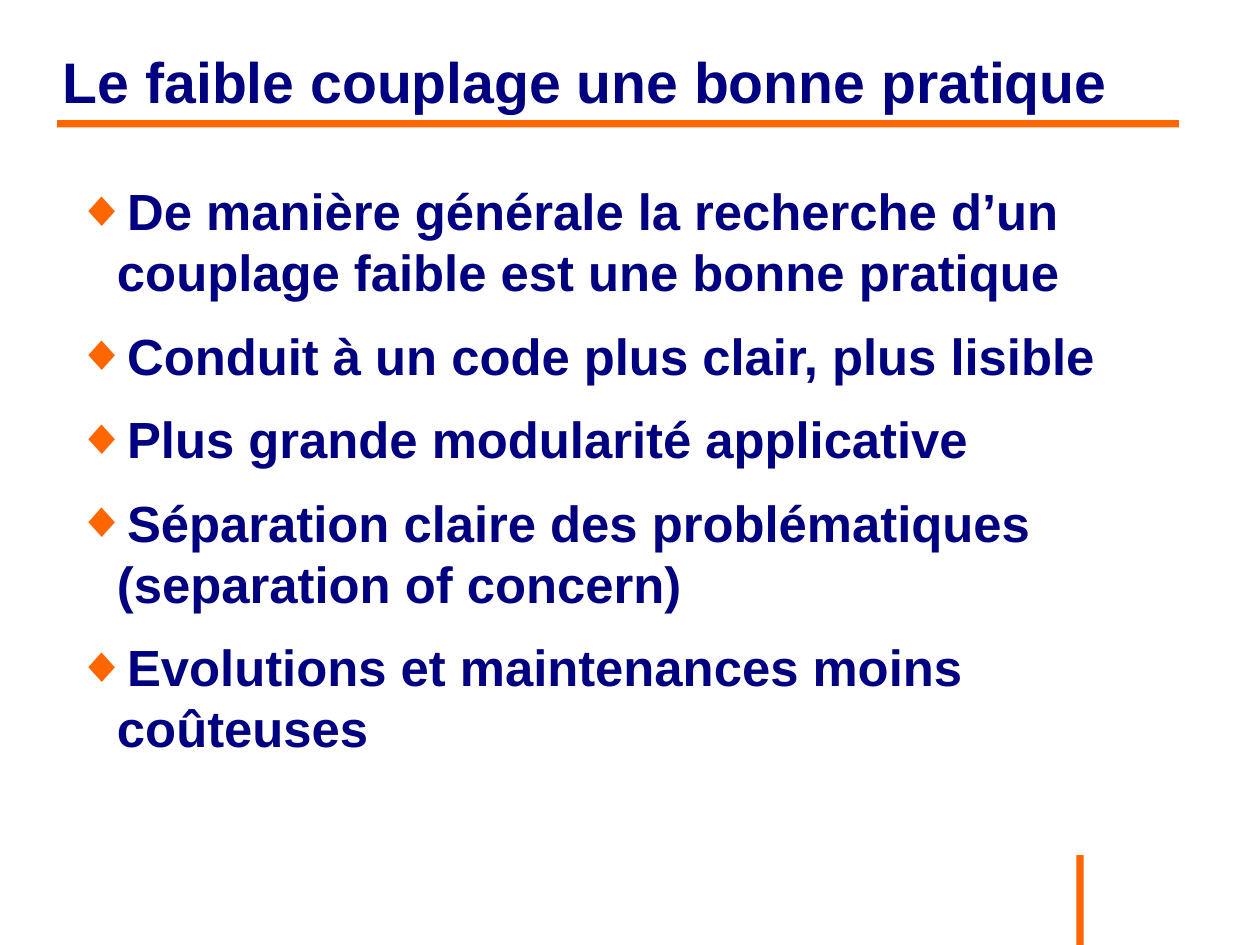
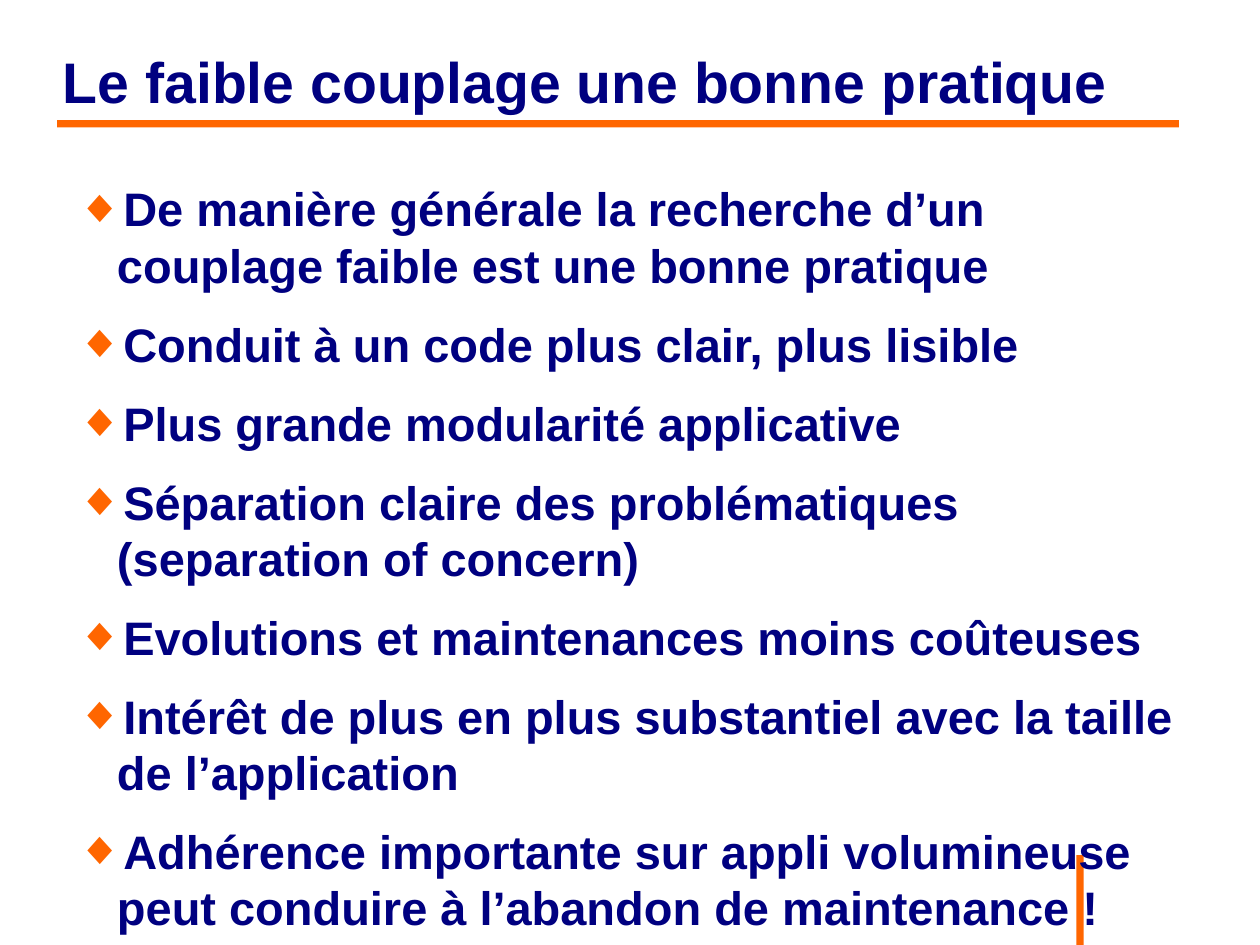
Before and after one commit to philphils/formation-spring, a slide deck: slide 12 of Documentation/diapo_formation_spring.odp. Drawn at 1260x945 pixels with LibreOffice and Linux fonts; fonts in the diff are those of the drawing; background and template pictures are left out. Boxes give left, top, right and bottom in pixels: in the first picture for what was removed or moved away, otherwise in the second. Text is boxed around its words. In the diff, an @@ line names an element or a change of style, - is before the commit and + after.

```diff
--- a/Documentation/diapo_formation_spring.odp
+++ b/Documentation/diapo_formation_spring.odp
@@ text at (117,191,1141,656): size 32 to 29.6 pt in "De manière générale la recherche d’un couplage ...", "Conduit à un code plus clair, plus ...", "Plus grande modularité applicative", "Séparation claire des problématiques (separation of concern)" and 1 more places @@
@@ text at (117,699,1172,934): paragraphs added @@
+◆ Intérêt de plus en plus substantiel avec la taille de l’application
+◆ Adhérence importante sur appli volumineuse peut conduire à l’abandon de maintenance !
```
Also in this commit, not shown: 14 other slides changed, 7 slides added, 1 slide removed.
